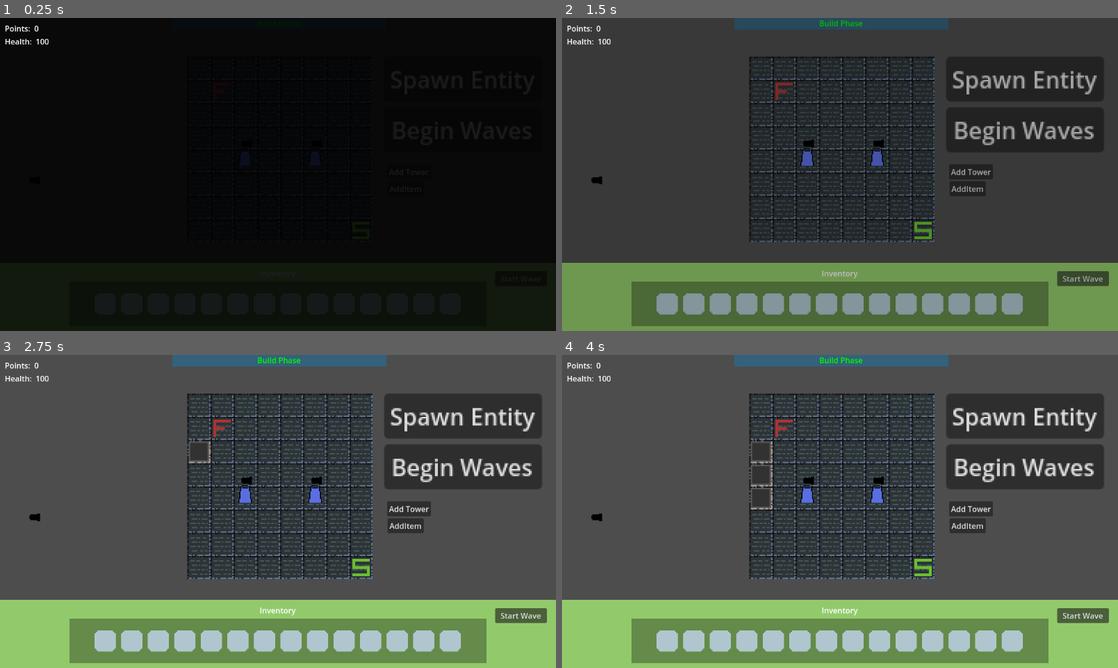
Above: before the commit, frames 1-4 (two rows, left to right).
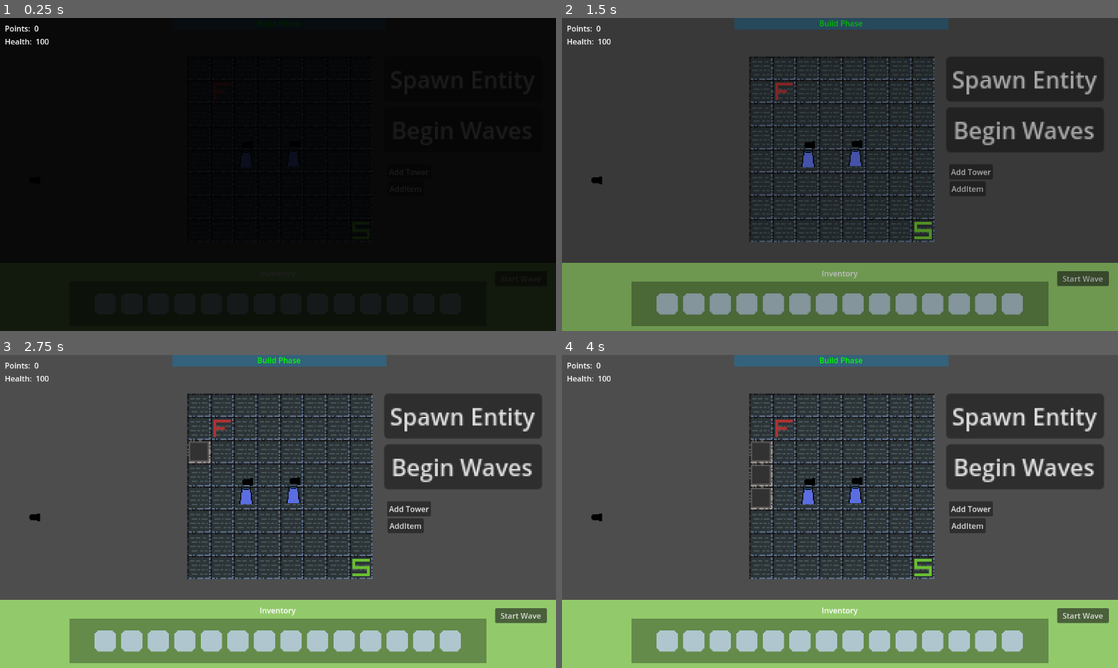
Above: after the commit, the same moments.

Repository: Shmupo/BrackeysGJ-TdGame
Game: Godot game, scene res://Scenes/TestScene.tscn
Two runs of this game, one before a commit and one after it. Both use one fixed random seed, a clock stepped at 60 frames per second and the inputs below.
Inputs (mouse positions are in pixels of both pictures, inside the frame that each line leads up to):
- Up to frame 1 (0.25 s): no input
- Up to frame 2 (1.5 s): click (762, 68) at 0.52 s; click (762, 89) at 1.27 s
- Up to frame 3 (2.75 s): click (200, 452) at 2.02 s
- Up to frame 4 (4 s): click (762, 473) at 2.77 s; click (762, 498) at 3.52 s

The runs differ from the first frame. In frame 1, less than 0.1% of the frame differs, in the area x 43-46%, y 42-48%; in frame 2, 0.4%; in frame 3, 0.4%, in the area x 42-58%, y 38-48%; in frame 4, 0.4%.

Commit message:
Defeat screen shows when you lose

Diff:
--- /dev/null
+++ b/Assets/bactatanks/defeat_sprite_frames.tres
@@ -0,0 +1,74 @@
+[gd_resource type="SpriteFrames" load_steps=11 format=3 uid="uid://dudmlrslnrfx6"]
+
+[ext_resource type="Texture2D" uid="uid://80ix0aohtgkx" path="res://Assets/bactatanks/Defeat.png" id="1_r2wfm"]
+
+[sub_resource type="AtlasTexture" id="AtlasTexture_7trb2"]
+atlas = ExtResource("1_r2wfm")
+region = Rect2(0, 0, 512, 256)
+
+[sub_resource type="AtlasTexture" id="AtlasTexture_5gbto"]
+atlas = ExtResource("1_r2wfm")
+region = Rect2(512, 0, 512, 256)
+
+[sub_resource type="AtlasTexture" id="AtlasTexture_ai5w0"]
+atlas = ExtResource("1_r2wfm")
+region = Rect2(1024, 0, 512, 256)
+
+[sub_resource type="AtlasTexture" id="AtlasTexture_wff6a"]
+atlas = ExtResource("1_r2wfm")
+region = Rect2(1536, 0, 512, 256)
+
+[sub_resource type="AtlasTexture" id="AtlasTexture_fymem"]
+atlas = ExtResource("1_r2wfm")
+region = Rect2(2048, 0, 512, 256)
+
+[sub_resource type="AtlasTexture" id="AtlasTexture_oq6ej"]
+atlas = ExtResource("1_r2wfm")
+region = Rect2(2560, 0, 512, 256)
+
+[sub_resource type="AtlasTexture" id="AtlasTexture_x01e3"]
+atlas = ExtResource("1_r2wfm")
+region = Rect2(3072, 0, 512, 256)
+
+[sub_resource type="AtlasTexture" id="AtlasTexture_w2dfw"]
+atlas = ExtResource("1_r2wfm")
+region = Rect2(3584, 0, 512, 256)
+
+[sub_resource type="AtlasTexture" id="AtlasTexture_ny256"]
+atlas = ExtResource("1_r2wfm")
+region = Rect2(4096, 0, 512, 256)
+
+[resource]
+animations = [{
+"frames": [{
+"duration": 1.0,
+"texture": SubResource("AtlasTexture_7trb2")
+}, {
+"duration": 1.0,
+"texture": SubResource("AtlasTexture_5gbto")
+}, {
+"duration": 1.0,
+"texture": SubResource("AtlasTexture_ai5w0")
+}, {
+"duration": 1.0,
+"texture": SubResource("AtlasTexture_wff6a")
+}, {
+"duration": 1.0,
+"texture": SubResource("AtlasTexture_fymem")
+}, {
+"duration": 1.0,
+"texture": SubResource("AtlasTexture_oq6ej")
+}, {
+"duration": 1.0,
+"texture": SubResource("AtlasTexture_x01e3")
+}, {
+"duration": 1.0,
+"texture": SubResource("AtlasTexture_w2dfw")
+}, {
+"duration": 1.0,
+"texture": SubResource("AtlasTexture_ny256")
+}],
+"loop": true,
+"name": &"default",
+"speed": 5.0
+}]
--- /dev/null
+++ b/Scenes/Components/defeat_screen.tscn
@@ -0,0 +1,32 @@
+[gd_scene load_steps=3 format=3 uid="uid://bua8l8nqnsowv"]
+
+[ext_resource type="SpriteFrames" uid="uid://dudmlrslnrfx6" path="res://Assets/bactatanks/defeat_sprite_frames.tres" id="1_5k570"]
+[ext_resource type="Script" path="res://Scripts/UIMenus/defeat_sprite.gd" id="2_psoyf"]
+
+[node name="DefeatScreen" type="CanvasLayer"]
+
+[node name="DefeatSprite" type="AnimatedSprite2D" parent="."]
+z_index = 25
+position = Vector2(561, 304)
+sprite_frames = ExtResource("1_5k570")
+autoplay = "default"
+frame_progress = 0.513614
+script = ExtResource("2_psoyf")
+
+[node name="ColorRect" type="ColorRect" parent="."]
+z_index = 24
+offset_left = -69.0
+offset_top = -49.0
+offset_right = 1226.0
+offset_bottom = 724.0
+color = Color(0, 0, 0, 0.776471)
+
+[node name="Button" type="Button" parent="."]
+z_index = 25
+offset_left = 354.0
+offset_top = 467.0
+offset_right = 768.0
+offset_bottom = 498.0
+text = "Restart (this button doesn't work)"
+
+[connection signal="frame_changed" from="DefeatSprite" to="DefeatSprite" method="_on_frame_changed"]
--- /dev/null
+++ b/Scenes/Components/defend_location.tscn
@@ -0,0 +1,15 @@
+[gd_scene load_steps=3 format=3 uid="uid://ca0gca4clme8n"]
+
+[ext_resource type="Script" path="res://Scripts/defend_location.gd" id="1_a87rd"]
+
+[sub_resource type="CircleShape2D" id="CircleShape2D_8kvqf"]
+radius = 6.36832
+
+[node name="DefendLocation" type="Area2D"]
+script = ExtResource("1_a87rd")
+
+[node name="DefendArea" type="CollisionShape2D" parent="."]
+position = Vector2(-39.6667, -40)
+shape = SubResource("CircleShape2D_8kvqf")
+
+[connection signal="area_entered" from="." to="." method="_on_area_entered"]
--- a/Scenes/TestScene.tscn
+++ b/Scenes/TestScene.tscn
@@ -1,12 +1,13 @@
-[gd_scene load_steps=23 format=4 uid="uid://u0da0rqffi33"]
+[gd_scene load_steps=28 format=4 uid="uid://u0da0rqffi33"]
 
 [ext_resource type="PackedScene" uid="uid://7xucjjga5p5t" path="res://Scenes/Components/UserInteractableTileMap.tscn" id="1_oi0qw"]
-[ext_resource type="Script" path="res://Scenes/game_manager.gd" id="1_t5hdd"]
+[ext_resource type="Script" path="res://Scripts/player.gd" id="1_q7fmf"]
 [ext_resource type="Texture2D" uid="uid://8jl5xsmjy2y1" path="res://Assets/TilemapPrototype1Sheet.png" id="2_e1nrq"]
 [ext_resource type="Script" path="res://Scripts/TileMap/BackgroundLayer.gd" id="2_ou5mf"]
 [ext_resource type="Script" path="res://Scripts/Entity/EntityManager.gd" id="3_hw5di"]
 [ext_resource type="PackedScene" uid="uid://dhauw1e87j6c7" path="res://Scenes/Components/Tower/TestTower1.tscn" id="4_iym6a"]
 [ext_resource type="PackedScene" uid="uid://s08lq8bnqkx0" path="res://Scenes/Components/Tower/TowerMenu.tscn" id="4_koogo"]
+[ext_resource type="PackedScene" uid="uid://ca0gca4clme8n" path="res://Scenes/Components/defend_location.tscn" id="6_ohprv"]
 [ext_resource type="PackedScene" uid="uid://dyd4rvrn12tp" path="res://Scenes/Components/ModsInventoryMenu.tscn" id="6_qdaid"]
 [ext_resource type="PackedScene" uid="uid://dk1dmpis207ce" path="res://Scenes/Components/ModItem/TestModItem.tscn" id="7_ydf57"]
 [ext_resource type="PackedScene" uid="uid://dxoe2uolv22kf" path="res://Scenes/Components/Waves/wave_manager.tscn" id="8_sb82m"]
@@ -20,6 +21,8 @@
 [ext_resource type="PackedScene" path="res://Scenes/Components/DisappearingBlackScreen.tscn" id="16_exn7v"]
 [ext_resource type="Script" path="res://Scripts/UIMenus/points_label.gd" id="19_hwffj"]
 [ext_resource type="Script" path="res://Scripts/UIMenus/player_health_label.gd" id="20_8oe7i"]
+[ext_resource type="PackedScene" uid="uid://bua8l8nqnsowv" path="res://Scenes/Components/defeat_screen.tscn" id="22_y3p4m"]
+[ext_resource type="Script" path="res://Scripts/game_manager.gd" id="23_xbbr2"]
 
 [sub_resource type="TileSetAtlasSource" id="TileSetAtlasSource_73egr"]
 texture = ExtResource("2_e1nrq")
@@ -37,11 +40,34 @@
 [sub_resource type="TileSet" id="TileSet_bmptf"]
 sources/0 = SubResource("TileSetAtlasSource_73egr")
 
+[sub_resource type="Animation" id="Animation_ieqdj"]
+resource_name = "TestDefeat"
+length = 3.0
+tracks/0/type = "method"
+tracks/0/imported = false
+tracks/0/enabled = true
+tracks/0/path = NodePath(".")
+tracks/0/interp = 1
+tracks/0/loop_wrap = true
+tracks/0/keys = {
+"times": PackedFloat32Array(2.03333),
+"transitions": PackedFloat32Array(1),
+"values": [{
+"args": [],
+"method": &"defeat"
+}]
+}
+
+[sub_resource type="AnimationLibrary" id="AnimationLibrary_l0tqi"]
+_data = {
+"TestDefeat": SubResource("Animation_ieqdj")
+}
+
 [node name="TestScene" type="Node2D"]
 
 [node name="Player" type="Node2D" parent="."]
 unique_name_in_owner = true
-script = ExtResource("1_t5hdd")
+script = ExtResource("1_q7fmf")
 
 [node name="BackgroundLayer" type="TileMapLayer" parent="."]
 position = Vector2(580, 272)
@@ -75,14 +101,16 @@
 layout_mode = 2
 text = "Begin Waves"
 
+[node name="DefendLocation" parent="UserInteractableTileMapLayer" instance=ExtResource("6_ohprv")]
+
 [node name="Towers" type="Node2D" parent="."]
 
 [node name="TestTower1" parent="Towers" instance=ExtResource("4_iym6a")]
-position = Vector2(508, 296)
+position = Vector2(510, 299)
 scale = Vector2(2, 2)
 
 [node name="TestTower2" parent="Towers" instance=ExtResource("4_iym6a")]
-position = Vector2(653, 296)
+position = Vector2(608, 297)
 scale = Vector2(2, 2)
 
 [node name="TowerMenu" parent="." instance=ExtResource("4_koogo")]
@@ -106,6 +134,7 @@
 
 [node name="Weak Enemies" type="Node" parent="WaveManager/WaveSet"]
 script = ExtResource("12_oqhdu")
+enemy_health = 100
 
 [node name="One of Each" type="Node" parent="WaveManager/WaveSet"]
 script = ExtResource("11_uxd71")
@@ -179,6 +208,20 @@
 layout_mode = 2
 script = ExtResource("20_8oe7i")
 
+[node name="DefeatScreen" parent="." instance=ExtResource("22_y3p4m")]
+unique_name_in_owner = true
+visible = false
+
+[node name="GameManager" type="Node" parent="."]
+unique_name_in_owner = true
+script = ExtResource("23_xbbr2")
+
+[node name="AnimationPlayer" type="AnimationPlayer" parent="GameManager"]
+libraries = {
+"": SubResource("AnimationLibrary_l0tqi")
+}
+
+[connection signal="on_defeat" from="Player" to="GameManager" method="defeat"]
 [connection signal="pressed" from="UserInteractableTileMapLayer/VBoxContainer/StartWaveButton" to="WaveManager" method="begin_waves"]
 [connection signal="button_up" from="AddTowerButton" to="TowerSpawner" method="_on_add_tower_button_button_up"]
 [connection signal="button_up" from="AddItemButton" to="ItemSpawner" method="_on_add_item_button_button_up"]
--- a/Scripts/Entity/EntityBaseClass.gd
+++ b/Scripts/Entity/EntityBaseClass.gd
@@ -25,12 +25,14 @@
 @export var moveSpeed: float = 10: set = setMoveSpeed
 @export var points_value: int = 100
 @export var max_health: float = 5.0
+@export var strength: int = 10
 @onready var health = self.max_health
 
 
 
 func _ready() -> void:
 	configure(config)  # Apply the default config
+	player = get_player()
 
 
 # sets the path for the entity to follow
@@ -64,6 +66,9 @@
 	if config.has("points"):
 		points_value = config["points"]
 
+	if config.has("strength"):
+		strength = config["strength"]
+
 	# TODO: update other internal variables
 
 
@@ -78,18 +83,25 @@
 func startMoving() -> void:
 	movementComponent.startMoving()
 
+func get_player() -> Player:
+	if player == null:
+		player = get_parent().get_node("%Player")  # No clue why parent is needed here
+
+	return player
 
 # perhaps particles, death sound, score, whatever
 # always good to have as seperate function
 func die() -> void:
-	if player == null:
-		player = get_parent().get_node("%Player")  # No clue why parent is needed here
-	if player != null:
-		player.add_points(points_value)
+	player.add_points(points_value)
+	delete()
 
+func hit_base() -> void:
+	player.take_damage(strength)
+	delete()
+
+func delete() -> void:
 	movementComponent.queue_free()
 	queue_free()
-
 
 func removeHealth(amount: float) -> void:
 	health -= amount
--- /dev/null
+++ b/Scripts/UIMenus/defeat_sprite.gd
@@ -0,0 +1,11 @@
+class_name DefeatSprite
+extends AnimatedSprite2D
+
+
+func start_animation() -> void:
+	set_frame_and_progress(0, 0)
+	play()
+
+func _on_frame_changed() ->  void:
+	if frame == 8:
+		pause()
--- a/Scripts/Waves/example_weak_enemies.gd
+++ b/Scripts/Waves/example_weak_enemies.gd
@@ -1,4 +1,6 @@
 extends DictWave
+
+@export var enemy_health = 1
 
 func _ready() -> void:
 	spawn_queue = [
@@ -7,7 +9,7 @@
 			"spawn_delay": 0.1,
 			"config": {
 				"speed": 100,
-				"health": 1
+				"health": enemy_health
 			}
 		},
 		{
@@ -15,7 +17,7 @@
 			"spawn_delay": 0.5,
 			"config": {
 				"speed": 50,
-				"health": 1,
+				"health": enemy_health,
 			}
 		},
 		{
@@ -23,7 +25,7 @@
 			"spawn_delay": 0.5,
 			"config": {
 				"speed": 100,
-				"health": 1,
+				"health": enemy_health,
 			}
 		},
 		{
@@ -31,7 +33,7 @@
 			"spawn_delay": 0.5,
 			"config": {
 				"speed": 50,
-				"health": 1,
+				"health": enemy_health,
 			}
 		},
 		{
@@ -39,7 +41,7 @@
 			"spawn_delay": 0.5,
 			"config": {
 				"speed": 100,
-				"health": 1,
+				"health": enemy_health,
 			}
 		},
 		#6
@@ -48,7 +50,7 @@
 			"spawn_delay": 0.5,
 			"config": {
 				"speed": 50,
-				"health": 1,
+				"health": enemy_health,
 			}
 		},
 		{
@@ -56,7 +58,7 @@
 			"spawn_delay": 0.5,
 			"config": {
 				"speed": 100,
-				"health": 1,
+				"health": enemy_health,
 			}
 		},
 		{
@@ -64,7 +66,7 @@
 			"spawn_delay": 0.5,
 			"config": {
 				"speed": 50,
-				"health": 1,
+				"health": enemy_health,
 			}
 		},
 		{
@@ -72,7 +74,7 @@
 			"spawn_delay": 0.5,
 			"config": {
 				"speed": 50,
-				"health": 1,
+				"health": enemy_health,
 			}
 		},
 		{
@@ -80,7 +82,7 @@
 			"spawn_delay": 0.5,
 			"config": {
 				"speed": 50,
-				"health": 1,
+				"health": enemy_health,
 			}
 		},
 		#11
@@ -89,7 +91,7 @@
 			"spawn_delay": 0.5,
 			"config": {
 				"speed": 100,
-				"health": 1,
+				"health": enemy_health,
 			}
 		},
 		{
@@ -97,7 +99,7 @@
 			"spawn_delay": 0.1,
 			"config": {
 				"speed": 100,
-				"health": 1,
+				"health": enemy_health,
 			}
 		},
 		{
@@ -105,7 +107,7 @@
 			"spawn_delay": 0.1,
 			"config": {
 				"speed": 50,
-				"health": 1,
+				"health": enemy_health,
 			}
 		},
 		{
@@ -113,7 +115,7 @@
 			"spawn_delay": 0.1,
 			"config": {
 				"speed": 50,
-				"health": 1,
+				"health": enemy_health,
 			}
 		},
 		{
@@ -121,7 +123,7 @@
 			"spawn_delay": 0.1,
 			"config": {
 				"speed": 50,
-				"health": 1,
+				"health": enemy_health,
 			}
 		},
 	]
--- /dev/null
+++ b/Scripts/defend_location.gd
@@ -0,0 +1,10 @@
+extends Area2D
+
+
+@onready var player = %Player
+
+
+func _on_area_entered(area: Area2D) -> void:
+	if area.get_parent().is_in_group("EnemyGroup"):
+		var entity: Entity = area.get_parent()
+		entity.hit_base()
--- /dev/null
+++ b/Scripts/game_manager.gd
@@ -0,0 +1,22 @@
+class_name GameManager
+extends Node
+
+
+@onready var defeat_screen: CanvasLayer = %DefeatScreen
+@onready var player: Player = %Player
+
+var already_defeated: bool = false
+
+
+# Called when the node enters the scene tree for the first time.
+func _ready() -> void:
+	pass # Replace with function body.
+
+func defeat() -> void:
+	if already_defeated:
+		return
+
+	already_defeated = true
+	defeat_screen.visible = true
+	var ds: DefeatSprite = defeat_screen.get_node("DefeatSprite")
+	ds.start_animation()
Binary file added: Assets/bactatanks/Defeat.png
Not shown, added: Assets/bactatanks/Defeat.png.import
Renamed: Scenes/game_manager.gd -> Scripts/player.gd
